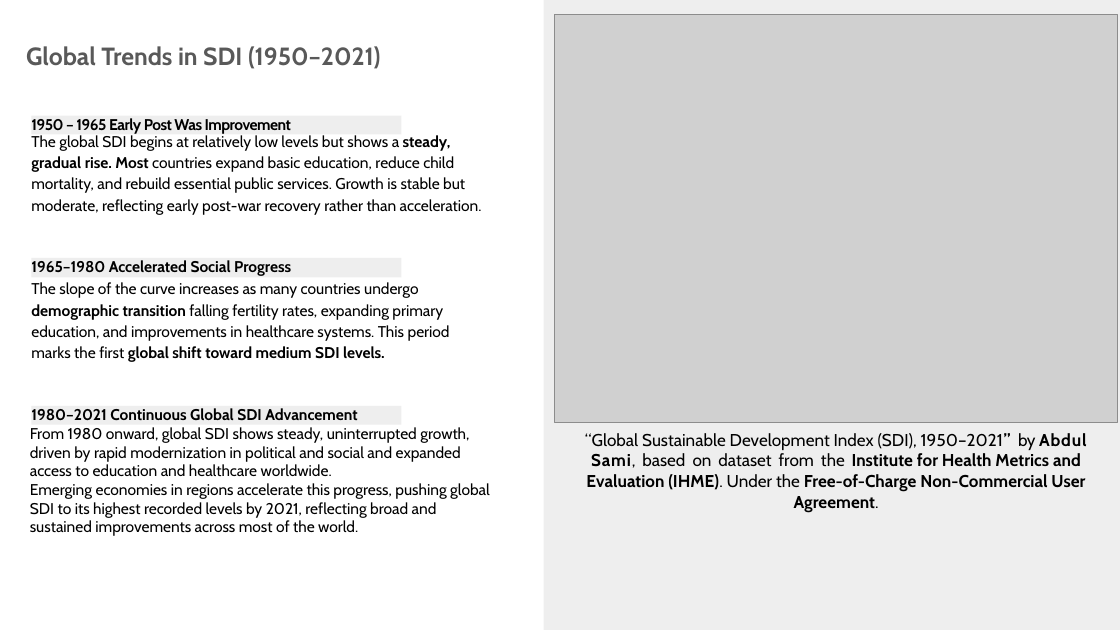
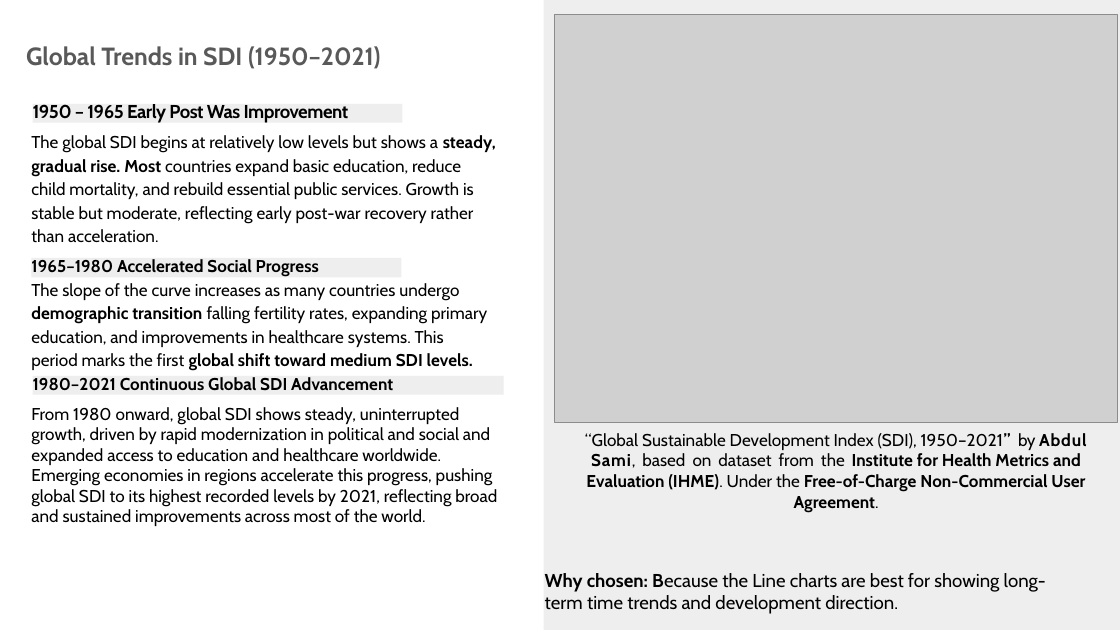
Before and after one commit to samiwadh/Global-Burden-of-Disease-Project, a slide deck: slide 6 of Data Visualization.pptx. Drawn at 1120x630 pixels with LibreOffice and Linux fonts; fonts in the diff are those of the drawing; grey boxes stand for pictures. Boxes give left, top, right and bottom in pixels: in the first picture for what was removed or moved away, otherwise in the second. Text is boxed around its words. In the diff, an @@ line names an element or a change of style, - is before the commit and + after.

```diff
--- a/Data Visualization.pptx
+++ b/Data Visualization.pptx
@@ rectangle "1950 – 1965 Early Post ...": place and size @@
-rectangle "1950 – 1965 Early Post ..." at box(31, 115, 401, 134)
+rectangle "1950 – 1965 Early Post ..." at box(32, 104, 402, 123)
@@ rectangle "1950 – 1965 Early Post ..." at box(32, 104, 402, 123): size 10 to 12 pt @@
@@ size 10 to 11 pt in 5 elements at box(31, 258, 401, 277), box(31, 135, 496, 243), box(31, 407, 497, 526), box(31, 283, 487, 371), box(32, 376, 504, 395) @@
@@ rectangle "1980–2021 Continuous Global SDI Advancement": place and size @@
-rectangle "1980–2021 Continuous Global SDI Advancement" at box(31, 405, 401, 424)
+rectangle "1980–2021 Continuous Global SDI Advancement" at box(32, 376, 504, 395)
@@ text "From 1980 onward, global SDI ...": place and size @@
-text "From 1980 onward, global SDI ..." at box(30, 427, 490, 536)
+text "From 1980 onward, global SDI ..." at box(31, 407, 497, 526)
@@ text added at box(545, 573, 1046, 614), 12 pt, text #000000 @@
+Why chosen: Because the Line charts are best for showing long-term time trends and development direction.
```
Also in this commit, not shown: 12 other slides changed.
